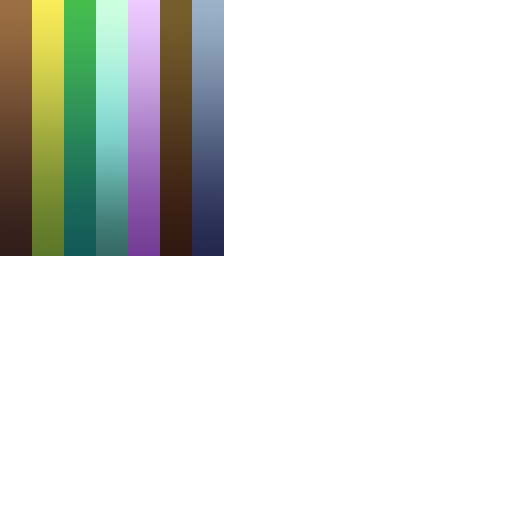
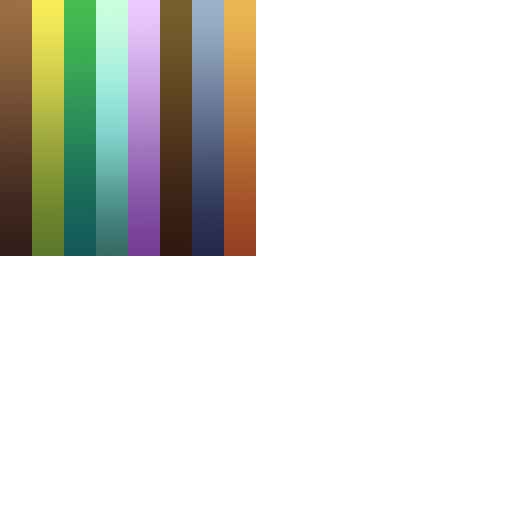
Comparing the layer stacks of the two (512, 512) images. Changes:
added layer "Rectangle 1" (2nd of 8) above "Rectangle 1" over [224, 0, 256, 256]
